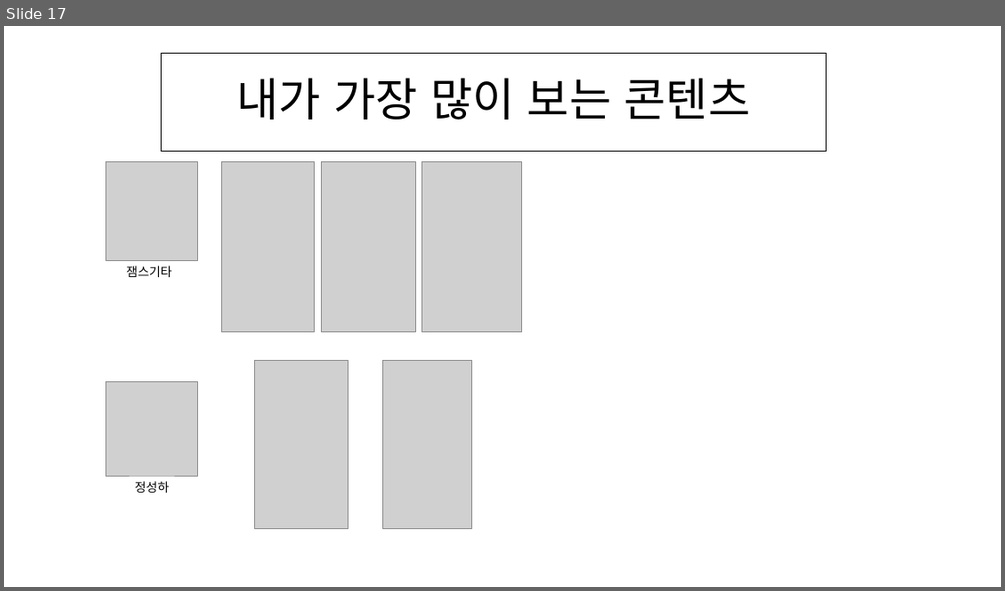
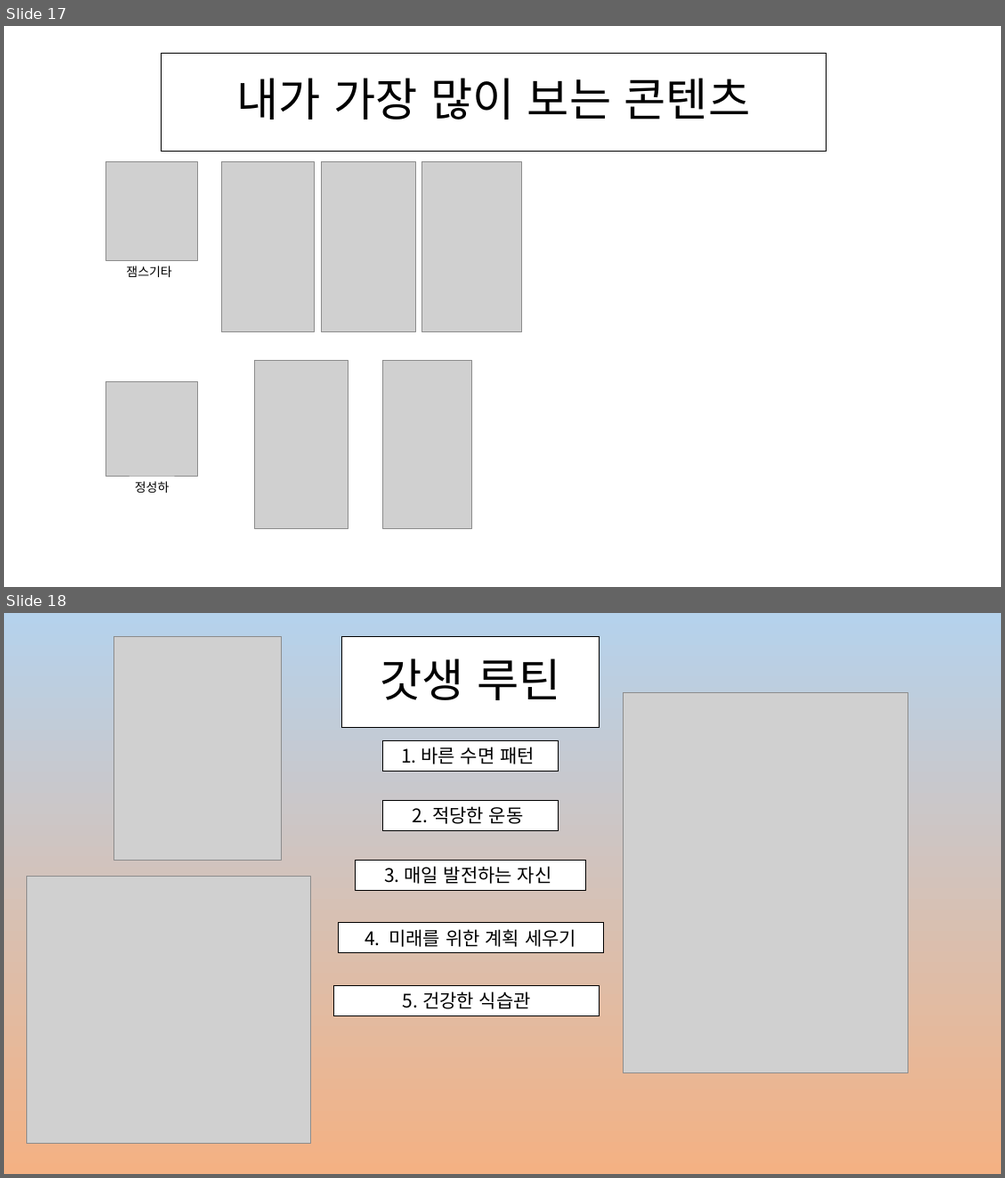
Before and after one commit to sealdog4133/power, a slide deck: 박기수의 자기소개 프레젠테이션.pptx. Shown one above the other, each under a label of ours: slide 17 before the commit, slides 17 and 18 after it. The pictures are 1005x591 and 1005x1178 pixels, drawn with LibreOffice and Linux fonts; fonts in the diff are those of the drawing; grey boxes stand for pictures. Boxes give left, top, right and bottom in pixels: in the first picture for what was removed or moved away, otherwise in the second. Text is boxed around its words. In the diff, an @@ line names an element or a change of style, - is before the commit and + after.

```diff
--- a/박기수의 자기소개 프레젠테이션.pptx
+++ b/박기수의 자기소개 프레젠테이션.pptx
@@ slide 18 added at [4,613,1001,1174], background gradient #B5D2EC to #F4B183 @@
@@ picture added at [114,637,282,860] @@
@@ title added at [342,637,600,728], fill #FFFFFF, outline #000000 0.75 pt, 44 pt, text #000000 @@
+갓생 루틴
@@ picture added at [623,692,908,1072] @@
@@ rectangle added at [383,741,558,771], fill #FFFFFF, outline #000000 0.75 pt, 18 pt, text #000000 @@
+1. 바른 수면 패턴
@@ rectangle added at [383,800,558,830], fill #FFFFFF, outline #000000 0.75 pt, 18 pt, text #000000 @@
+2. 적당한 운동
@@ picture added at [27,876,310,1143] @@
@@ rectangle added at [356,860,586,890], fill #FFFFFF, outline #000000 0.75 pt, 18 pt, text #000000 @@
+3. 매일 발전하는 자신
@@ rectangle added at [339,923,604,952], fill #FFFFFF, outline #000000 0.75 pt, 18 pt, text #000000 @@
+4. 미래를 위한 계획 세우기
@@ rectangle added at [334,985,600,1015], fill #FFFFFF, outline #000000 0.75 pt, 18 pt, text #000000 @@
+5. 건강한 식습관
```
Also in this commit, not shown: 2 other slides added, 3 slides removed.
